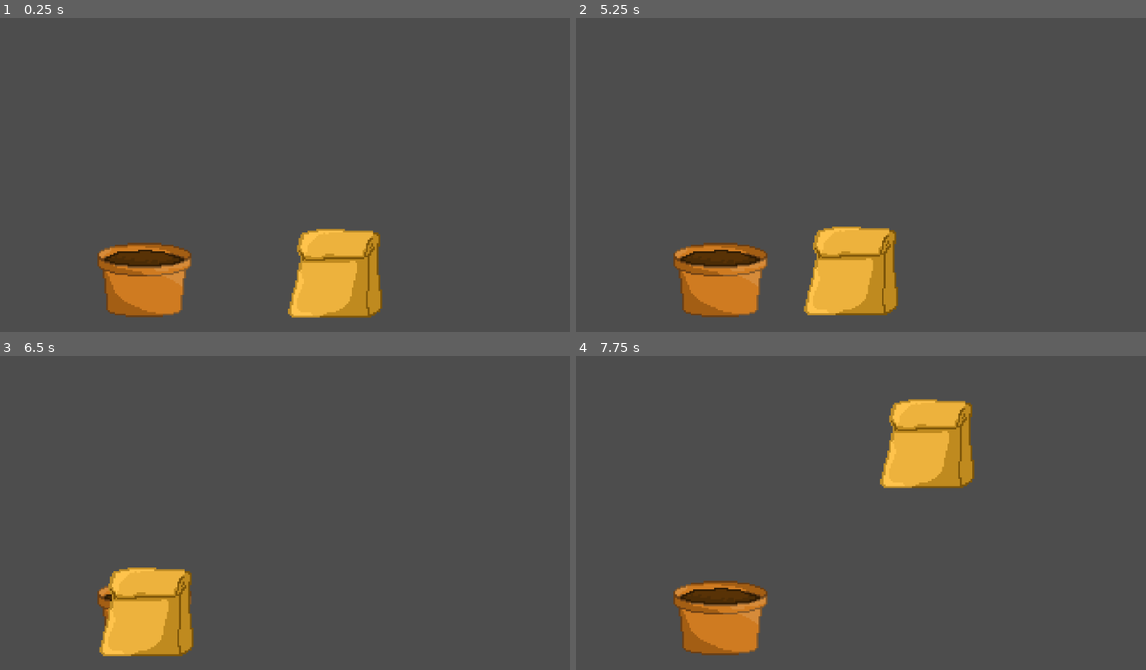
Above: before the commit, frames 1-4 (two rows, left to right).
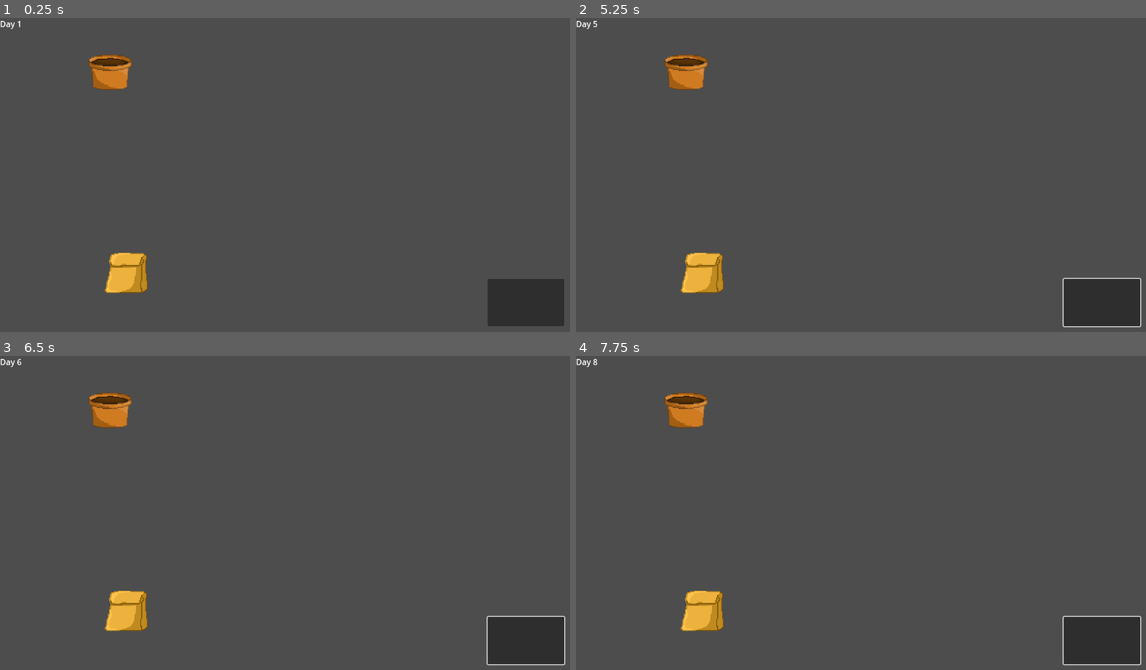
Above: after the commit, the same moments.

Repository: phunnnnnn/NSC
Game: Godot game, scene res://scene/mainGameScene.tscn
Two runs of this game, one before a commit and one after it. Both use one fixed random seed, a clock stepped at 60 frames per second and the inputs below. Before the commit the project starts from res://Scene/main_game.tscn.
Inputs (mouse positions are in pixels of both pictures, inside the frame that each line leads up to):
- Up to frame 1 (0.25 s): no input
- Up to frame 2 (5.25 s): click (718, 278) at 0.52 s; click (1100, 303) at 1.27 s; click (1100, 303) at 2.02 s; click (718, 278) at 2.77 s; click (718, 278) at 3.52 s; click (1100, 303) at 4.27 s; tap Enter at 5 s; drag from (912, 272) to (718, 278) at 5.02 s
- Up to frame 3 (6.5 s): tap Space at 5.75 s; drag from (176, 534) to (142, 616) at 5.77 s
- Up to frame 4 (7.75 s): tap Enter at 6.5 s; move the mouse to (923, 447) at 6.52 s; click (923, 447) at 6.67 s; tap Space at 7.25 s; drag from (838, 585) to (923, 447) at 7.27 s

The runs differ from the first frame. In frame 1, 10% of the frame differs, in the area x 0-99%, y 0-99%; in frame 2, 10%; in frame 3, 6.9%; in frame 4, 10%, in the area x 0-100%, y 0-99%.

Commit message:
new krong

Diff:
--- a/Scene/main_game.tscn
+++ /dev/null
@@ -1,61 +0,0 @@
-[gd_scene load_steps=7 format=3 uid="uid://c58wd8dr3sv6r"]
-
-[ext_resource type="Script" uid="uid://dx7frn1dhiqvo" path="res://Scene/pot.gd" id="1_1btii"]
-[ext_resource type="Texture2D" uid="uid://c0uemnur12u66" path="res://pot.png" id="1_vh4eo"]
-[ext_resource type="Script" uid="uid://c0mcaowvyjus3" path="res://Scene/seed_bag.gd" id="2_1btii"]
-[ext_resource type="Texture2D" uid="uid://8micddt6ohn8" path="res://seedBag.png" id="2_htkpn"]
-
-[sub_resource type="RectangleShape2D" id="RectangleShape2D_1btii"]
-size = Vector2(202, 189.5)
-
-[sub_resource type="RectangleShape2D" id="RectangleShape2D_44mwd"]
-size = Vector2(210, 197)
-
-[node name="mainGame" type="Node2D"]
-
-[node name="pot" type="Area2D" parent="."]
-script = ExtResource("1_1btii")
-
-[node name="texturePot" type="Sprite2D" parent="pot"]
-position = Vector2(288, 510)
-scale = Vector2(0.22, 0.209)
-texture = ExtResource("1_vh4eo")
-
-[node name="hitbox" type="CollisionShape2D" parent="pot"]
-position = Vector2(285, 514.5)
-shape = SubResource("RectangleShape2D_1btii")
-
-[node name="button" type="TextureButton" parent="pot"]
-offset_left = 184.0
-offset_top = 418.0
-offset_right = 382.0
-offset_bottom = 611.0
-
-[node name="seedBag" type="Area2D" parent="."]
-script = ExtResource("2_1btii")
-
-[node name="textureSeedBag" type="Sprite2D" parent="seedBag"]
-position = Vector2(659, 514)
-scale = Vector2(0.22, 0.22)
-texture = ExtResource("2_htkpn")
-
-[node name="hitbox" type="CollisionShape2D" parent="seedBag"]
-position = Vector2(667, 506.5)
-shape = SubResource("RectangleShape2D_44mwd")
-
-[node name="button" type="TextureButton" parent="seedBag"]
-offset_left = 559.0
-offset_top = 405.0
-offset_right = 776.0
-offset_bottom = 608.0
-
-[connection signal="area_entered" from="pot" to="pot" method="_on_area_entered"]
-[connection signal="button_up" from="pot/button" to="pot" method="_on_button_button_up"]
-[connection signal="area_entered" from="seedBag" to="seedBag" method="_on_area_entered"]
-[connection signal="area_exited" from="seedBag" to="seedBag" method="_on_area_exited"]
-[connection signal="mouse_entered" from="seedBag" to="seedBag" method="_on_mouse_entered"]
-[connection signal="plant_event" from="seedBag" to="pot" method="_on_seed_bag_plant_event"]
-[connection signal="button_down" from="seedBag/button" to="seedBag" method="_on_button_button_down"]
-[connection signal="button_up" from="seedBag/button" to="seedBag" method="_on_button_button_up"]
-[connection signal="mouse_entered" from="seedBag/button" to="seedBag" method="_on_button_mouse_entered"]
-[connection signal="mouse_exited" from="seedBag/button" to="seedBag" method="_on_button_mouse_exited"]
--- a/Scene/pot.gd
+++ /dev/null
@@ -1,32 +0,0 @@
-extends Area2D
-@onready var pot = $"."
-@onready var button = $button
-@onready var seedbag = $"../seedBag"
-
-var planted: bool = false
-
-func _ready() -> void:
-	pass
-
-func _on_area_entered(area: Area2D) -> void:
-	print(area.name)
-	planted = true
-	Globle.target = "pot"
-
-func _on_seed_bag_area_exited(area: Area2D) -> void:
-	planted = false
-	Globle.target = "none"
-
-func _on_button_button_up() -> void:
-	print("Button clicked!")
-
-func _on_plant_event() -> void:
-	if planted:
-		print("🌱 ปลูกต้นไม้ใน pot แล้ว!")
-	else:
-		print("❌ ไม่มี seed อยู่บน pot")
-
-
-func _on_seed_bag_plant_event(seedName: String) -> void:
-	planted = true
-	_on_plant_event()
--- a/Scene/seed_bag.gd
+++ /dev/null
@@ -1,65 +0,0 @@
-extends Area2D
-
-var mouseIn:bool = false ;
-var grab:bool = false ;
-
-@onready var seedBag = $"."
-@onready var texture = $textureSeedBag
-@onready var button = $button
-@onready var hitbox = $hitbox
-
-signal plant_event(seedName:String)
-
-func _ready():
-	pass
-
-func _process(delta: float) -> void:
-
-	if (grab == true):
-
-		texture.position = get_global_mouse_position()
-		button.position = texture.position - (button.size/2)
-		hitbox.position = texture.position
-
-		pass
-
-func _on_mouse_entered() -> void:
-	#hitbox
-	#print("mouse")
-	pass
-
-
-
-func _on_button_button_down() -> void:
-	grab = true ;
-	Globle.inHand = "seedbag" ;
-	print("Now holding : ",Globle.inHand)
-
-func _on_button_button_up() -> void:
-	grab = false ;
-	Globle.inHand = "none" ;
-	print("Now drop : seedbag")
-
-	if ( Globle.target == "pot" ) :
-		emit_signal("plant_event","seed")
-		print("plant")
-
-
-func _on_button_mouse_entered() -> void:
-	pass # Replace with function body.
-
-
-func _on_button_mouse_exited() -> void:
-	pass # Replace with function body.
-
-
-func _on_area_entered(area: Area2D) -> void:
-	print(area,"in")
-	Globle.target = area.name ;
-	pass # Replace with function body.
-
-
-func _on_area_exited(area: Area2D) -> void:
-	print(area,"out")
-	Globle.target = "none" ;
-	pass # Replace with function body.
--- a/Script/globle.gd
+++ /dev/null
@@ -1,6 +0,0 @@
-# Global.gd
-extends Node
-
-var is_dragging = false
-var inHand = "none" ;
-var target:String = "none" ;
--- a/project.godot
+++ b/project.godot
@@ -11,13 +11,9 @@
 [application]
 
 config/name="NSC"
-run/main_scene="uid://c58wd8dr3sv6r"
+run/main_scene="uid://ie0bfgy022ym"
 config/features=PackedStringArray("4.4", "GL Compatibility")
 config/icon="res://icon.svg"
-
-[autoload]
-
-Globle="*res://Script/globle.gd"
 
 [rendering]
 
--- /dev/null
+++ b/scene/mainGameScene.tscn
@@ -0,0 +1,67 @@
+[gd_scene load_steps=7 format=3 uid="uid://ie0bfgy022ym"]
+
+[ext_resource type="Texture2D" uid="uid://8micddt6ohn8" path="res://texture/seedBag.png" id="1_324gt"]
+[ext_resource type="Script" uid="uid://hjklothg6ojw" path="res://script/mainGameScript.gd" id="1_xr5k3"]
+[ext_resource type="Script" uid="uid://b6cbci3c0awtv" path="res://script/grid_slotScript.gd" id="2_imd3a"]
+[ext_resource type="Script" uid="uid://b8homu2576ngh" path="res://script/planterScript.gd" id="3_imd3a"]
+[ext_resource type="Texture2D" uid="uid://c0uemnur12u66" path="res://texture/pot.png" id="4_gscx4"]
+[ext_resource type="Script" uid="uid://cqrub8d05t17u" path="res://script/seedBagScript.gd" id="4_imd3a"]
+
+[node name="Control" type="Control"]
+layout_mode = 3
+anchors_preset = 15
+anchor_right = 1.0
+anchor_bottom = 1.0
+grow_horizontal = 2
+grow_vertical = 2
+script = ExtResource("1_xr5k3")
+
+[node name="gardenGrid" type="GridContainer" parent="."]
+layout_mode = 0
+offset_left = 219.0
+offset_top = 103.0
+offset_right = 865.0
+offset_bottom = 421.0
+columns = 5
+
+[node name="gridSlot1" type="Panel" parent="gardenGrid"]
+layout_mode = 2
+script = ExtResource("2_imd3a")
+
+[node name="planter" type="Control" parent="gardenGrid/gridSlot1"]
+anchors_preset = 0
+offset_right = 50.0
+offset_bottom = 50.0
+script = ExtResource("3_imd3a")
+
+[node name="Pot" type="Sprite2D" parent="gardenGrid/gridSlot1/planter"]
+scale = Vector2(0.1, 0.1)
+texture = ExtResource("4_gscx4")
+
+[node name="itemBar" type="HBoxContainer" parent="."]
+layout_mode = 0
+offset_left = 248.0
+offset_top = 509.0
+offset_right = 898.0
+offset_bottom = 626.0
+
+[node name="seedBag" type="TextureRect" parent="itemBar"]
+layout_mode = 2
+script = ExtResource("4_imd3a")
+
+[node name="seedBagIcon" type="Sprite2D" parent="itemBar/seedBag"]
+scale = Vector2(0.1, 0.1)
+texture = ExtResource("1_324gt")
+
+[node name="nextDayButton" type="Button" parent="."]
+layout_mode = 0
+offset_left = 967.0
+offset_top = 518.0
+offset_right = 1119.0
+offset_bottom = 612.0
+
+[node name="calendar" type="Label" parent="."]
+layout_mode = 0
+offset_right = 173.0
+offset_bottom = 82.0
+text = "Day 0"
--- /dev/null
+++ b/script/grid_slotScript.gd
@@ -0,0 +1,18 @@
+extends Panel
+
+var planter: Node = null  # เก็บ node กระถางที่อยู่ในช่องนี้
+
+func has_planter() -> bool:
+	return planter != null  # คืนค่า true ถ้ามีกระถางในช่องนี้
+
+func set_planter(p: Node):
+	if planter:
+		planter.queue_free()  # ถ้ามีกระถางอยู่แล้ว ลบทิ้งก่อน
+	planter = p              # ตั้งกระถางใหม่
+	add_child(p)             # เอากระถางมาใส่ใน node นี้
+
+func can_drop_data(_pos, data):
+	return data is Control   # ตรวจว่า data ที่ลากมาคือ node ประเภท Control (เช่น Planter)
+
+func drop_data(_pos, data):
+	set_planter(data)        # วางกระถางที่ลากมาลงช่องนี้
--- /dev/null
+++ b/script/mainGameScript.gd
@@ -0,0 +1,17 @@
+extends Control
+
+@onready var garden_Grid = $gardenGrid
+@onready var day_Lable = $calendar
+@onready var next_Day_Button = $nextDayButton
+
+var current_day = 1
+
+func _ready() :
+	day_Lable.text = "Day %d" % current_day
+	next_Day_Button.pressed.connect(_on_next_day)
+
+func _on_next_day() :
+	current_day += 1
+	day_Lable.text = "Day %d" % current_day
+#	for planter in garden_Grid.get_children():
+#		planter.grow()
--- /dev/null
+++ b/script/planterScript.gd
@@ -0,0 +1,7 @@
+extends Control
+class_name Planter
+
+func _gui_input(event):
+	if event is InputEventMouseButton and event.button_index == MOUSE_BUTTON_LEFT and event.pressed:
+		set_drag_preview(self.duplicate())
+		get_tree().set_drag_data("planter", self)
--- /dev/null
+++ b/script/seedBagScript.gd
@@ -0,0 +1,17 @@
+extends TextureRect
+
+var dragging := false
+
+func _gui_input(event):
+	if event is InputEventMouseButton and event.button_index == MOUSE_BUTTON_LEFT and event.pressed:
+		dragging = true
+		set_drag_preview(self.duplicate())
+
+func get_drag_data(position):
+	return "seed"
+
+func can_drop_data(position, data):
+	return data == "seed"
+
+func drop_data(position, data):
+	pass  # ไม่ต้องทำอะไv
Not shown, removed: Scene/pot.gd.uid
Not shown, removed: Scene/seed_bag.gd.uid
Not shown, removed: Script/globle.gd.uid
Not shown, added: script/grid_slotScript.gd.uid
Not shown, added: script/mainGameScript.gd.uid
Not shown, added: script/planterScript.gd.uid
Not shown, added: script/seedBagScript.gd.uid
Renamed: pot.png -> texture/pot.png
Not shown, changed: texture/pot.png.import
Renamed: seedBag.png -> texture/seedBag.png
Not shown, changed: texture/seedBag.png.import
